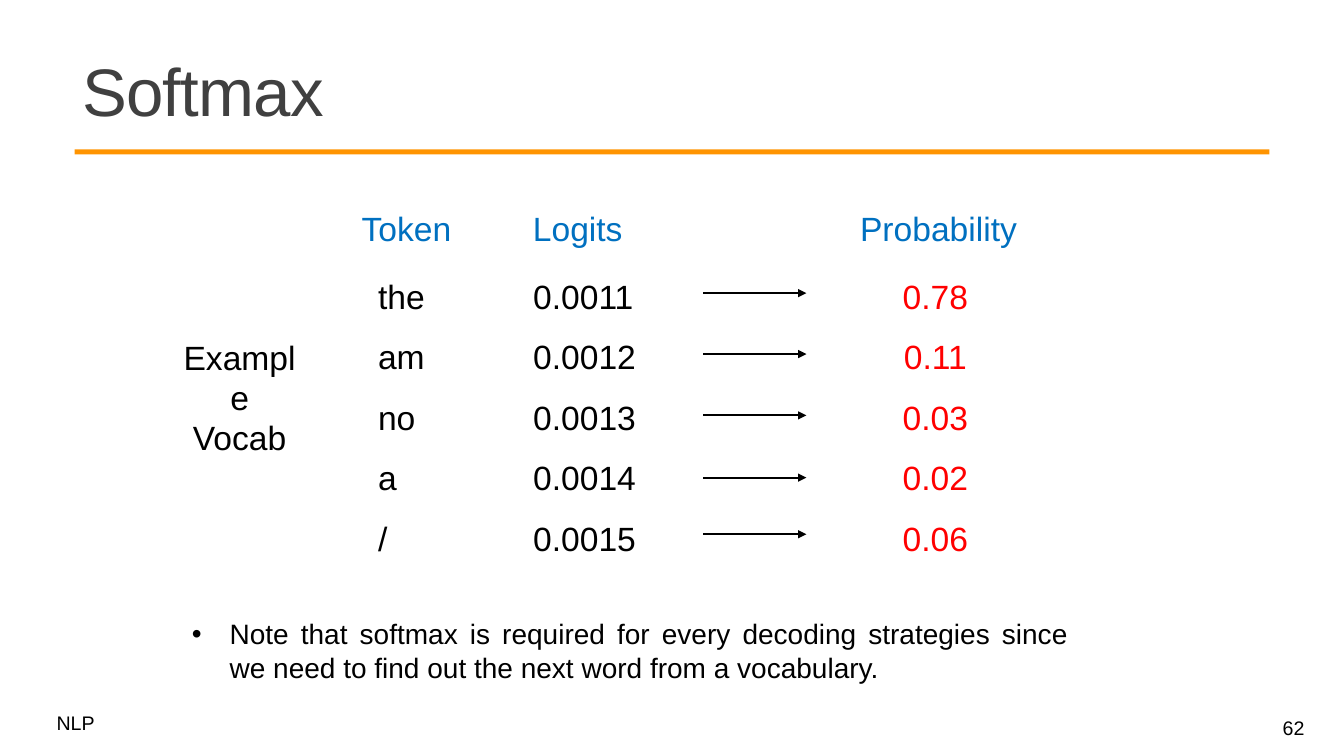
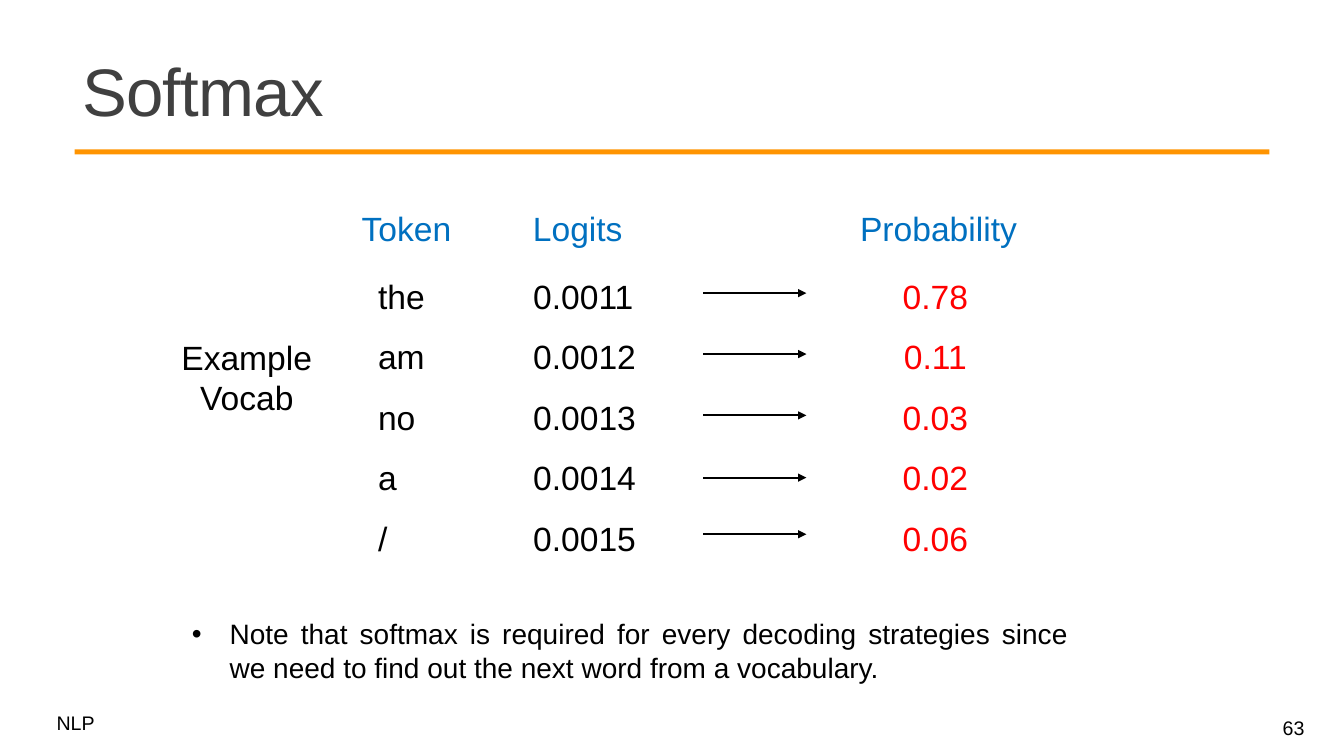
Before and after one commit to mcps5601/CGUNLP_2026_Spring, a slide deck: slide 63 of slides/w8_decoder_0413.pptx (slide 62 before the commit). Drawn at 1344x756 pixels with LibreOffice and Linux fonts; fonts in the diff are those of the drawing; background and template pictures are left out. Boxes give left, top, right and bottom in pixels: in the first picture for what was removed or moved away, otherwise in the second. Text is boxed around its words. In the diff, an @@ line names an element or a change of style, - is before the commit and + after.

```diff
--- a/slides/w8_decoder_0413.pptx
+++ b/slides/w8_decoder_0413.pptx
@@ text "Example" rewrapped from <box>193,425,286,451</box> to <box>181,345,312,411</box> @@
@@ page number at <box>1283,721,1305,736</box>: text changed @@
-62
+63
```
Also in this commit, not shown: 13 other slides changed, 1 slide added, 1 other file.
